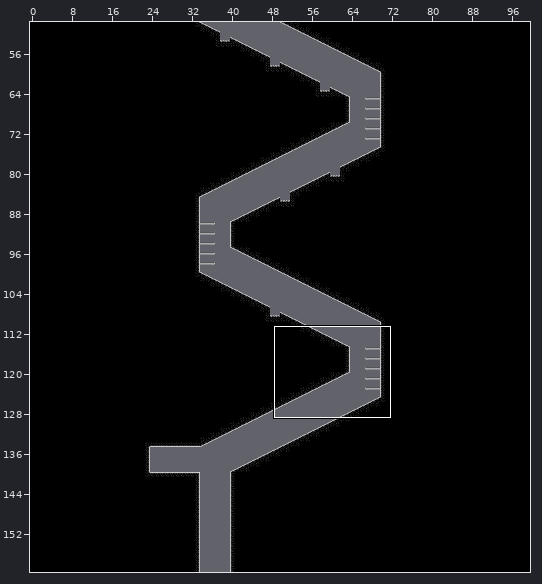
An edit to a level. Tiled map, assets/Data/Map/bluezone_map3.tmx. Above: a wide view before the commit, with the close-up outlined.
Close-up. Before the edit:
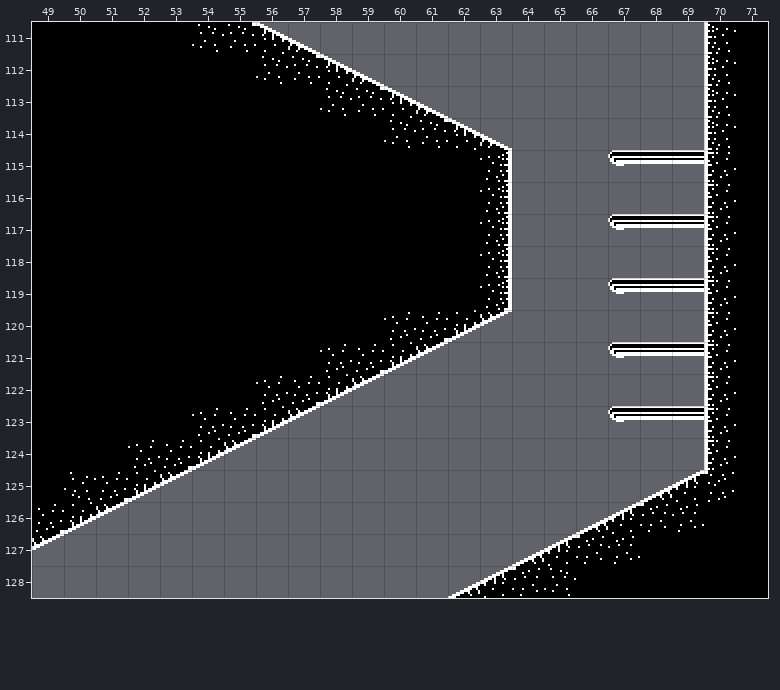
Cells are 16x16 px. Shown: x 49..71, y 111..128. The commit also changed other parts of the map, which this record leaves out.
After:
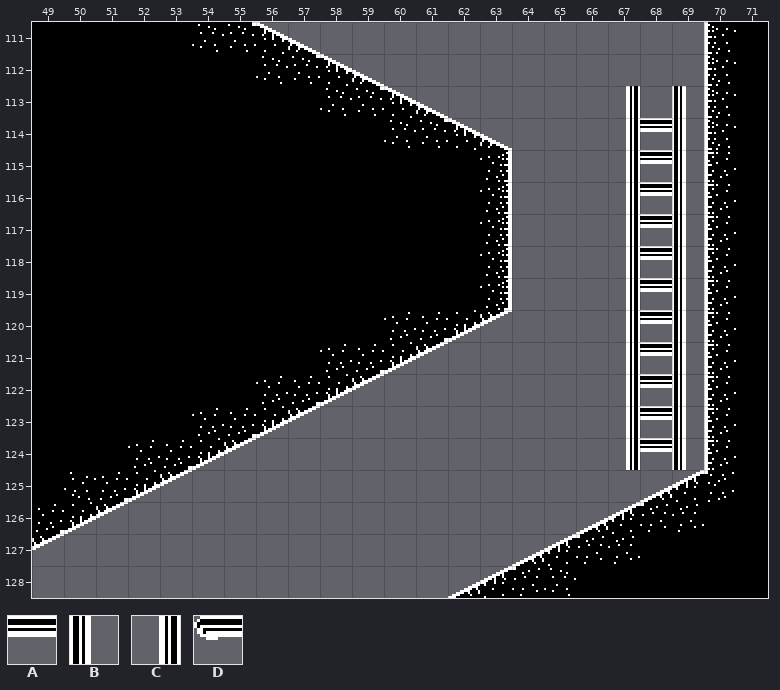
Key: from "amproject": A 19, B 19 turned 270, C 19 turned 90, D 20 flipped left-right.
_ is an empty cell.
Change:
Layer "Tiles":
Tile A now appears in row 114 at x 68; in row 116 at x 68; in row 118 at x 68; in row 120 at x 68; in row 122 at x 68; in row 124 at x 68.
The author changed tile A to tile B in row 115 at x 69; in row 117 at x 69; in row 119 at x 69; in row 121 at x 69; in row 123 at x 69.
Tile B now appears in rows 113 to 114 at x 69; in row 116 at x 69; in row 118 at x 69; in row 120 at x 69; in row 122 at x 69; in row 124 at x 69.
The author changed tile D to tile C in row 115 at x 67; in row 117 at x 67; in row 119 at x 67; in row 121 at x 67; in row 123 at x 67.
Tile C now appears in rows 113 to 114 at x 67; in row 116 at x 67; in row 118 at x 67; in row 120 at x 67; in row 122 at x 67; in row 124 at x 67.
